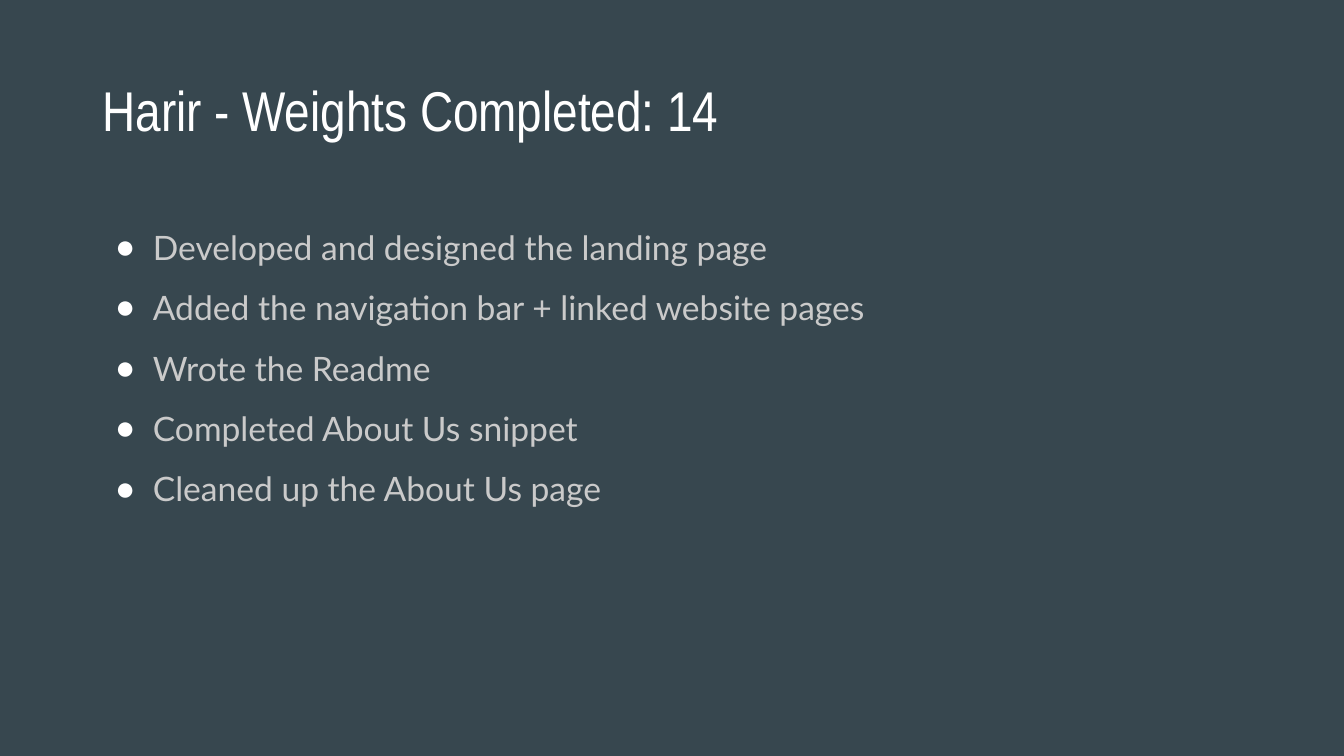
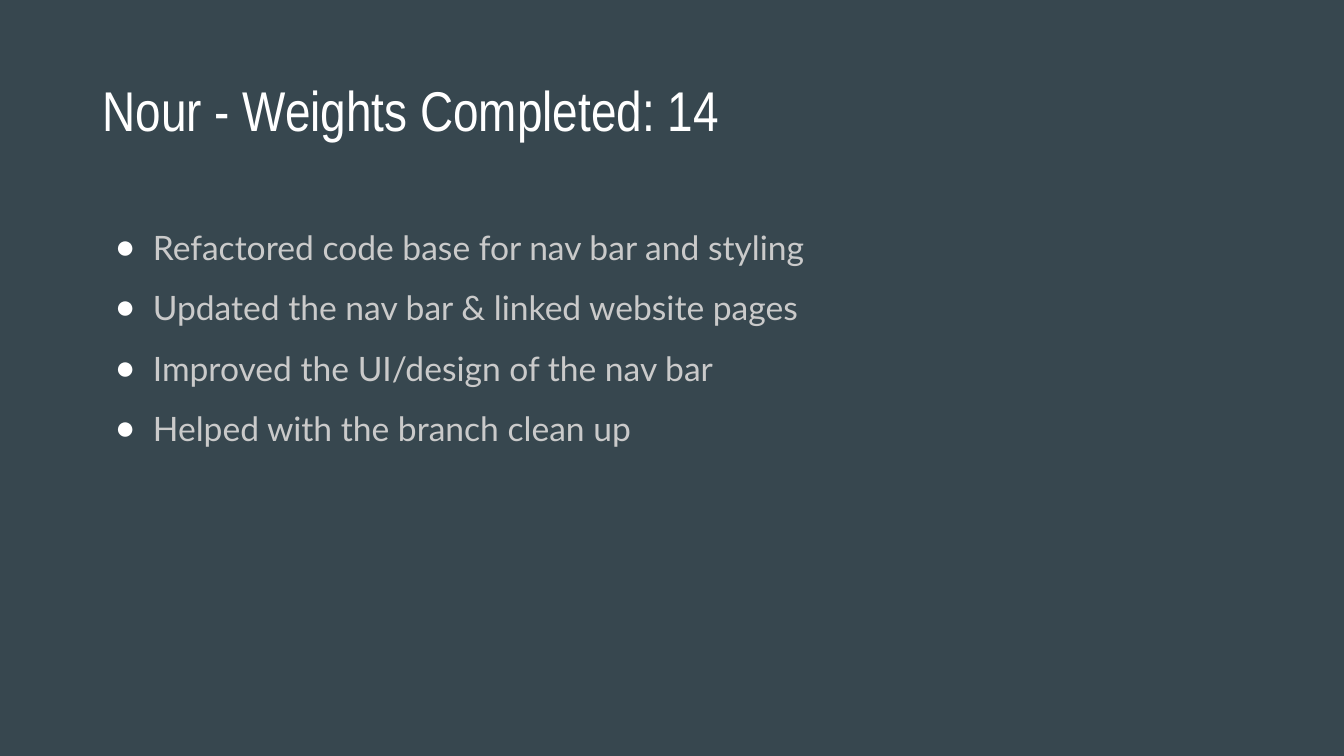
Before and after one commit to rehan-code/Game-Library-Web-App, a slide deck: slide 6 of CIS4250_Retrospective.pptx (slide 8 before the commit). Drawn at 1344x756 pixels with LibreOffice and Linux fonts; fonts in the diff are those of the drawing. Boxes give left, top, right and bottom in pixels: in the first picture for what was removed or moved away, otherwise in the second. Text is boxed around its words. In the diff, an @@ line names an element or a change of style, - is before the commit and + after.

```diff
--- a/CIS4250_Retrospective.pptx
+++ b/CIS4250_Retrospective.pptx
@@ title at (102,90,719,141): text changed @@
-Harir - Weights Completed: 14
+Nour - Weights Completed: 14
@@ text at (153,235,804,447): text changed @@
-● Developed and designed the landing page
-● Added the navigation bar + linked website pages
-● Wrote the Readme
-● Completed About Us snippet
-● Cleaned up the About Us page
+● Refactored code base for nav bar and styling
+● Updated the nav bar & linked website pages
+● Improved the UI/design of the nav bar
+● Helped with the branch clean up
```
Also in this commit, not shown: 10 other slides changed, 1 slide added, 1 slide removed.
